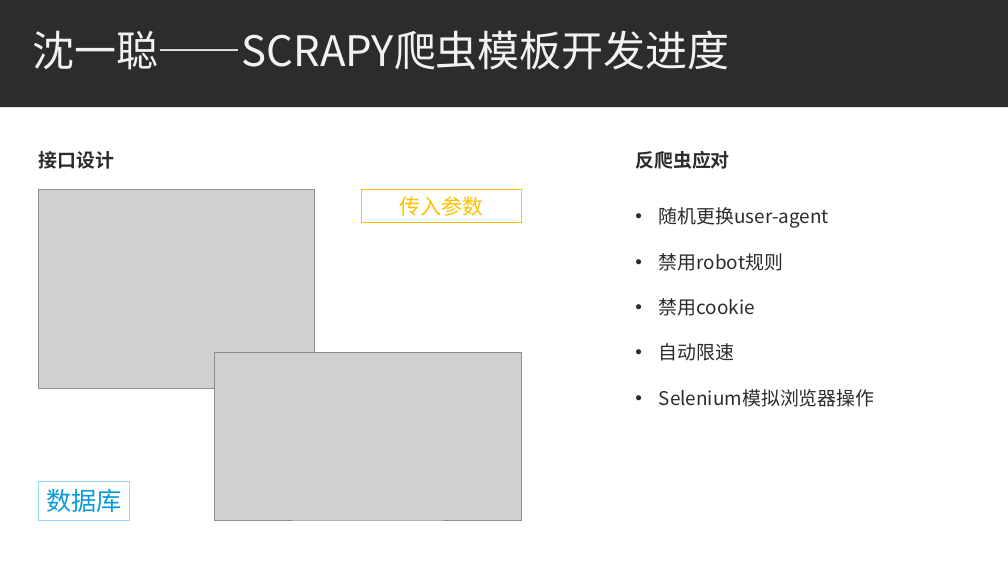
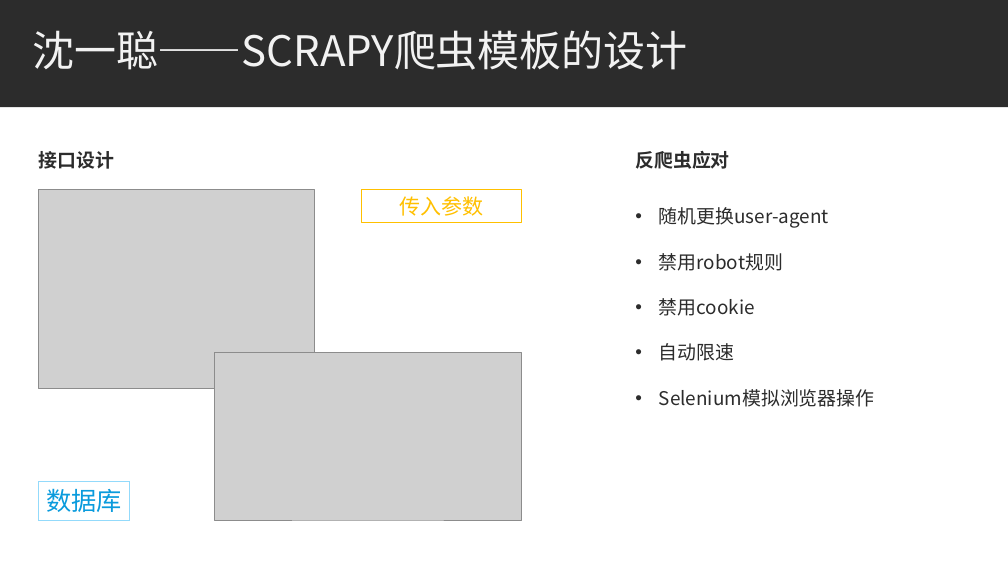
Before and after one commit to bhsei/20_H, a slide deck: slide 19 of 3.项目PPT/第11周_开发进展汇报.pptx. Drawn at 1008x567 pixels with LibreOffice and Linux fonts; fonts in the diff are those of the drawing; grey boxes stand for pictures. Boxes give left, top, right and bottom in pixels: in the first picture for what was removed or moved away, otherwise in the second. Text is boxed around its words. In the diff, an @@ line names an element or a change of style, - is before the commit and + after.

```diff
--- a/3.项目PPT/第11周_开发进展汇报.pptx
+++ b/3.项目PPT/第11周_开发进展汇报.pptx
@@ title at <box>32,30,688,70</box>: text changed @@
-沈一聪——SCRAPY爬虫模板开发进度
+沈一聪——SCRAPY爬虫模板的设计
```
Also in this commit, not shown: 2 other slides changed, 1 other file.
